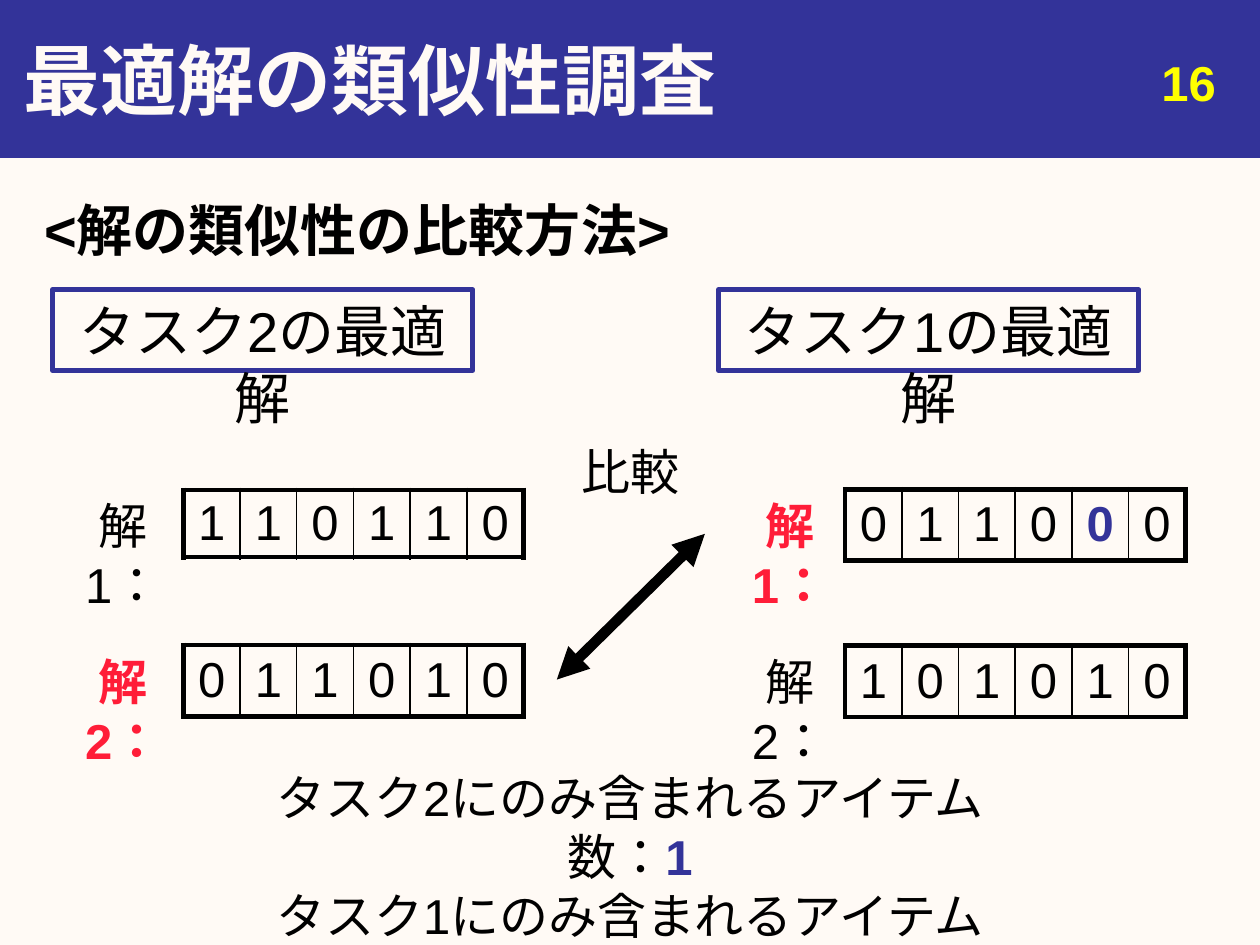
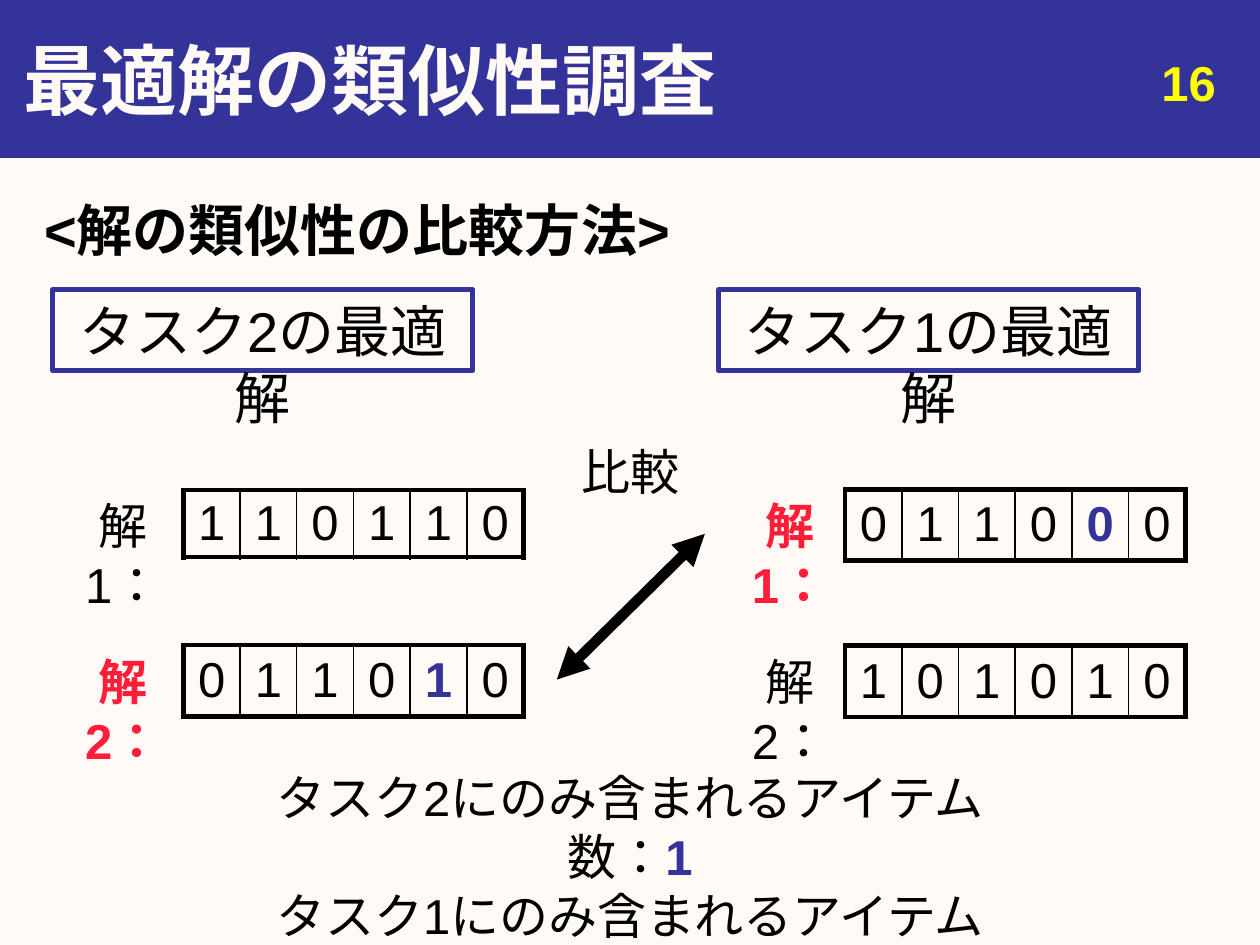
Before and after one commit to youle921/Slide-maintain, a slide deck: slide 17 of abstract/Slides/20200217_urita_graduation_v3.pptx. Drawn at 1260x945 pixels with LibreOffice and Linux fonts; fonts in the diff are those of the drawing. Boxes give left, top, right and bottom in pixels: in the first picture for what was removed or moved away, otherwise in the second. Text is boxed around its words. In the diff, an @@ line names an element or a change of style, - is before the commit and + after.

```diff
--- a/abstract/Slides/20200217_urita_graduation_v3.pptx
+++ b/abstract/Slides/20200217_urita_graduation_v3.pptx
@@ table at box(184, 645, 524, 717) @@
@@ text colour #000000 to #333399, bold on in "1" @@
```
Also in this commit, not shown: 16 other slides changed, 1 slide added, 2 other files.
